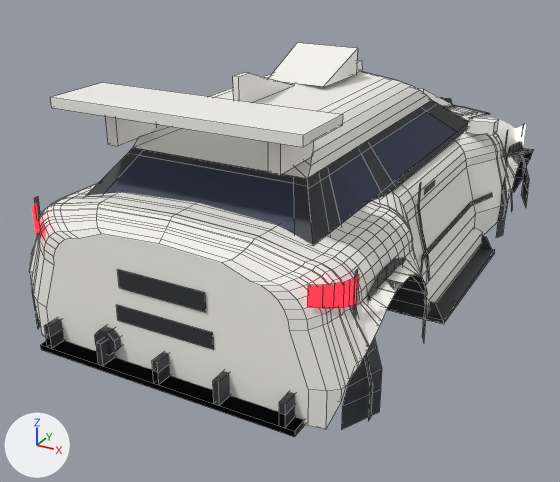
The Blender file assets/meshes/lynx/Lynx.blend: old version first, new version second.
Both versions are drawn from a 50 mm lens placed at (6.51, -13.78, 5.46), pointed at (-0.53, -0.99, -0.93). Arrows for +X, +Y and +Z are at lower left; the lights stay in place. The first picture is the older version. Mesh edges are drawn as thin lines on the coarser meshes.

Names of what the first picture shows: 'ArchLip_RR', 'BumperRear', 'Door_FR', 'Fender_RR', 'Opt_Diffuser_Race_AccDiffuserRace', 'Opt_Diffuser_Road_AccDiffuser', 'Opt_Roof_Scoop_AccRoofScoop', 'Opt_Wing_Rally_WingBlade', 'Pillars', 'RearWindow', 'Roof', 'Window_FR' and 30 more.
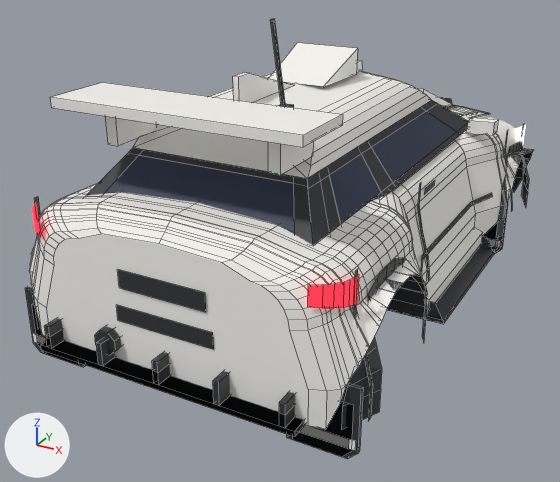
Boxes [x1, y1, x2, y2] around the edits, measured in the pictures (560 x 482 px):
'Opt_Mudflaps_Long_AccMudflapsLong', added: after [25, 204, 508, 459]
'Opt_Mudflaps_Rally_AccMudflaps', added: after [32, 226, 498, 457]
'Opt_Mudflaps_Long_AccMudflapsLongBand', added (mostly hidden): after [33, 239, 501, 451]
'Opt_Roof_Antenna_AccAntenna', added: after [270, 19, 294, 108]
'Opt_Mudflaps_Rally_AccMudflapsBand', added (mostly hidden): after [37, 238, 494, 449]

Patch to the scene script:
```diff
--- a/assets/meshes/lynx/Lynx.blend.py
+++ b/assets/meshes/lynx/Lynx.blend.py
@@ me_opt_mudflaps_long_accmudflapslongband @@
+me_opt_mudflaps_long_accmudflapslongband.from_pydata(...)  # a box spanning x 2.04..3.12, y 2.7..2.8, z -1.75..-1.59; a box spanning x -3.12..-2.04, y 2.7..2.8, z -1.75..-1.59; a box spanning x 2.04..3.12, y -5.4..-5.3, z -1.75..-1.59; a box spanning x -3.12..-2.04, y -5.4..-5.3, z -1.75..-1.59
+me_opt_mudflaps_long_accmudflapslongband.materials.append(mat_body)  # white #f7f6f1
@@ me_opt_mudflaps_long_accmudflapslong @@
+me_opt_mudflaps_long_accmudflapslong.from_pydata(...)  # 40 vertices, 28 faces; spans x -3.16..3.16, y -5.38..2.78, z -1.95..-0.7
+me_opt_mudflaps_long_accmudflapslong.materials.append(mat_trim)  # dark grey #2f3035
@@ me_opt_mudflaps_rally_accmudflapsband @@
+me_opt_mudflaps_rally_accmudflapsband.from_pydata(...)  # a box spanning x 2.14..3.02, y 2.7..2.8, z -1.75..-1.59; a box spanning x -3.02..-2.14, y 2.7..2.8, z -1.75..-1.59; a box spanning x 2.14..3.02, y -5.4..-5.3, z -1.75..-1.59; a box spanning x -3.02..-2.14, y -5.4..-5.3, z -1.75..-1.59
+me_opt_mudflaps_rally_accmudflapsband.materials.append(mat_body)  # white #f7f6f1
@@ me_opt_mudflaps_rally_accmudflaps @@
+me_opt_mudflaps_rally_accmudflaps.from_pydata(...)  # 40 vertices, 28 faces; spans x -3.06..3.06, y -5.38..2.78, z -1.95..-1.0
+me_opt_mudflaps_rally_accmudflaps.materials.append(mat_trim)  # dark grey #2f3035
@@ me_opt_roof_antenna_accantenna @@
+me_opt_roof_antenna_accantenna.from_pydata(...)  # 16 vertices, 12 faces; spans x 0.512..0.712, y -3.325..-2.78, z 2.346..3.829
+me_opt_roof_antenna_accantenna.materials.append(mat_trim)  # dark grey #2f3035
@@ ob_opt_mudflaps_long_accmudflapslongband @@
+ob_opt_mudflaps_long_accmudflapslongband = bpy.data.objects.new('Opt_Mudflaps_Long_AccMudflapsLongBand', me_opt_mudflaps_long_accmudflapslongband)
+ob_opt_mudflaps_long_accmudflapslongband.location = (0.0, 0.0, 0.0)
@@ ob_opt_mudflaps_long_accmudflapslong @@
+ob_opt_mudflaps_long_accmudflapslong = bpy.data.objects.new('Opt_Mudflaps_Long_AccMudflapsLong', me_opt_mudflaps_long_accmudflapslong)
+ob_opt_mudflaps_long_accmudflapslong.location = (0.0, 0.0, 0.0)
@@ ob_opt_mudflaps_rally_accmudflapsband @@
+ob_opt_mudflaps_rally_accmudflapsband = bpy.data.objects.new('Opt_Mudflaps_Rally_AccMudflapsBand', me_opt_mudflaps_rally_accmudflapsband)
+ob_opt_mudflaps_rally_accmudflapsband.location = (0.0, 0.0, 0.0)
@@ ob_opt_mudflaps_rally_accmudflaps @@
+ob_opt_mudflaps_rally_accmudflaps = bpy.data.objects.new('Opt_Mudflaps_Rally_AccMudflaps', me_opt_mudflaps_rally_accmudflaps)
+ob_opt_mudflaps_rally_accmudflaps.location = (0.0, 0.0, 0.0)
@@ ob_opt_roof_antenna_accantenna @@
+ob_opt_roof_antenna_accantenna = bpy.data.objects.new('Opt_Roof_Antenna_AccAntenna', me_opt_roof_antenna_accantenna)
+ob_opt_roof_antenna_accantenna.location = (0.0, 0.0, 0.0)
```
